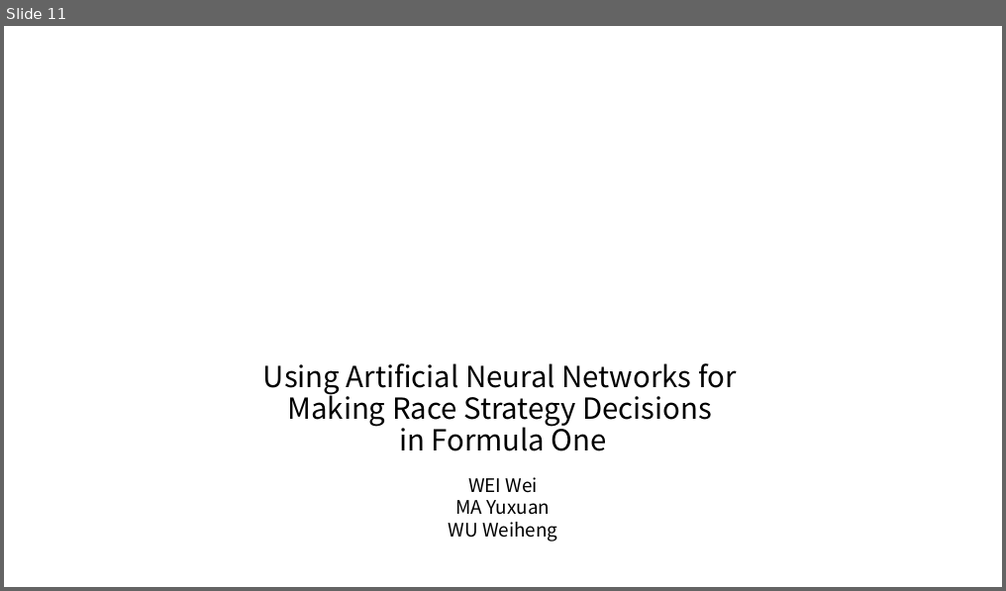
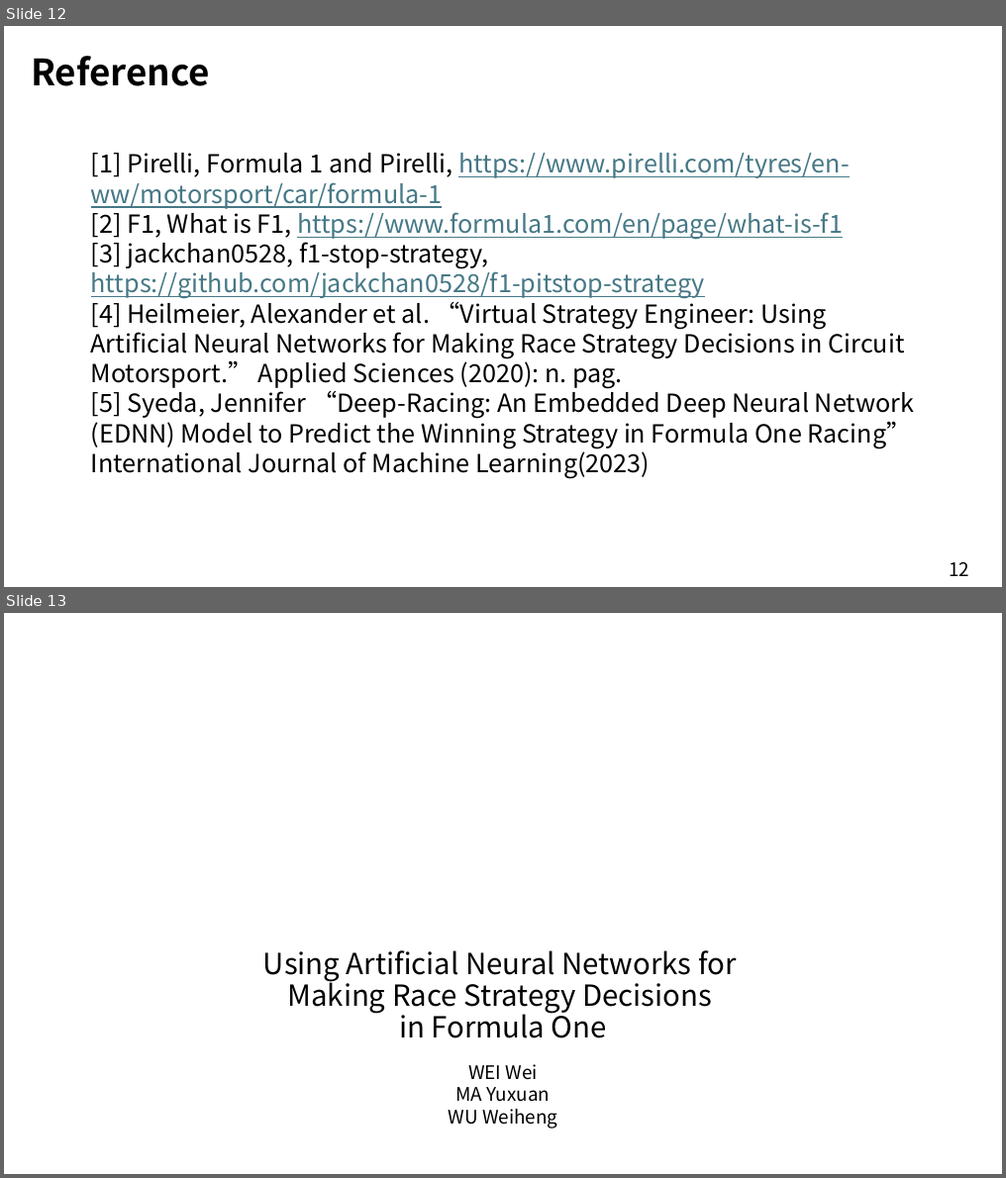
Before and after one commit to xvhhvx/EESM5900V_Project, a slide deck: Project_Presentation.pptx. Shown one above the other, each under a label of ours: slide 11 before the commit, slides 12 and 13 after it. The pictures are 1006x591 and 1006x1178 pixels, drawn with LibreOffice and Linux fonts; fonts in the diff are those of the drawing; background and template pictures are left out. Boxes give left, top, right and bottom in pixels: in the first picture for what was removed or moved away, otherwise in the second. Text is boxed around its words. In the diff, an @@ line names an element or a change of style, - is before the commit and + after.

```diff
--- a/Project_Presentation.pptx
+++ b/Project_Presentation.pptx
@@ slide 12 added at [4,26,1002,587], background #FFFFFF @@
@@ text added at [31,56,210,86], 35 pt, text #000000, bold @@
+Reference
@@ text added at [91,153,914,479], 24 pt, text #000000 @@
+[1] Pirelli, Formula 1 and Pirelli, https://www.pirelli.com/tyres/en-ww/motorsport/car/formula-1
+[2] F1, What is F1, https://www.formula1.com/en/page/what-is-f1
+[3] jackchan0528, f1-stop-strategy, https://github.com/jackchan0528/f1-pitstop-strategy
+[4] Heilmeier, Alexander et al. “Virtual Strategy Engineer: Using Artificial Neural Networks for Making Race Strategy Decisions in Circuit Motorsport.” Applied Sciences (2020): n. pag.
+[5] Syeda, Jennifer “Deep-Racing: An Embedded Deep Neural Network (EDNN) Model to Predict the Winning Strategy in Formula One Racing” International Journal of Machine Learning(2023)
@@ text added at [948,563,969,576], 18 pt, text #000000 @@
+12
@@ what was slide 11 is now slide 13 @@
```
Also in this commit, not shown: 7 slides changed, 3 other slides added, 2 slides removed.
